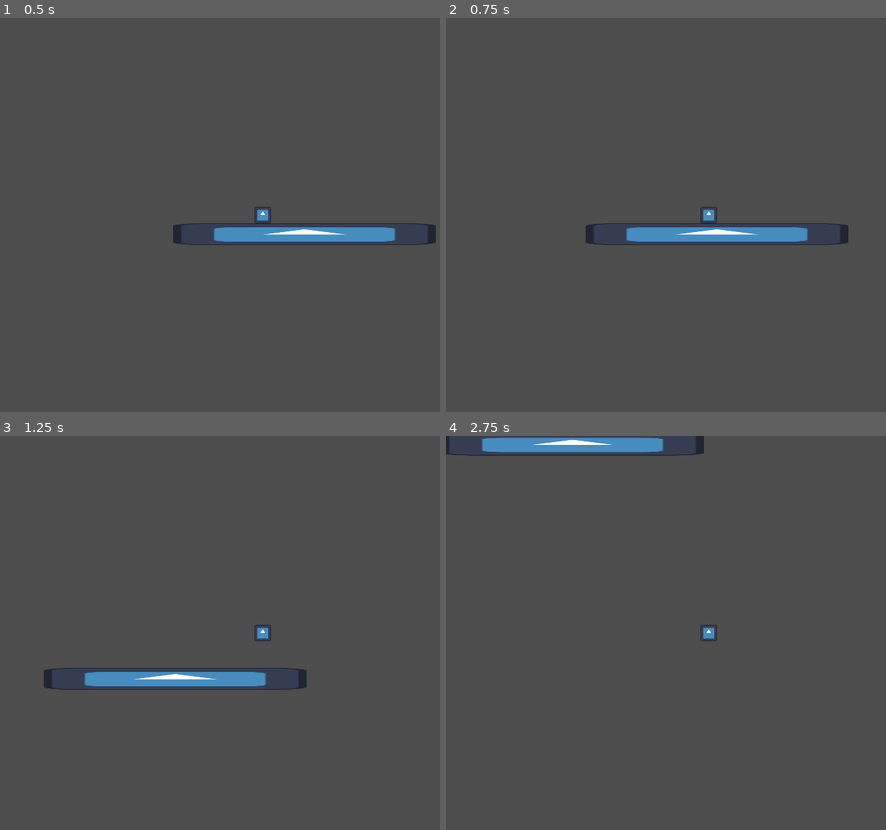
Above: before the commit, frames 1-4 (two rows, left to right).
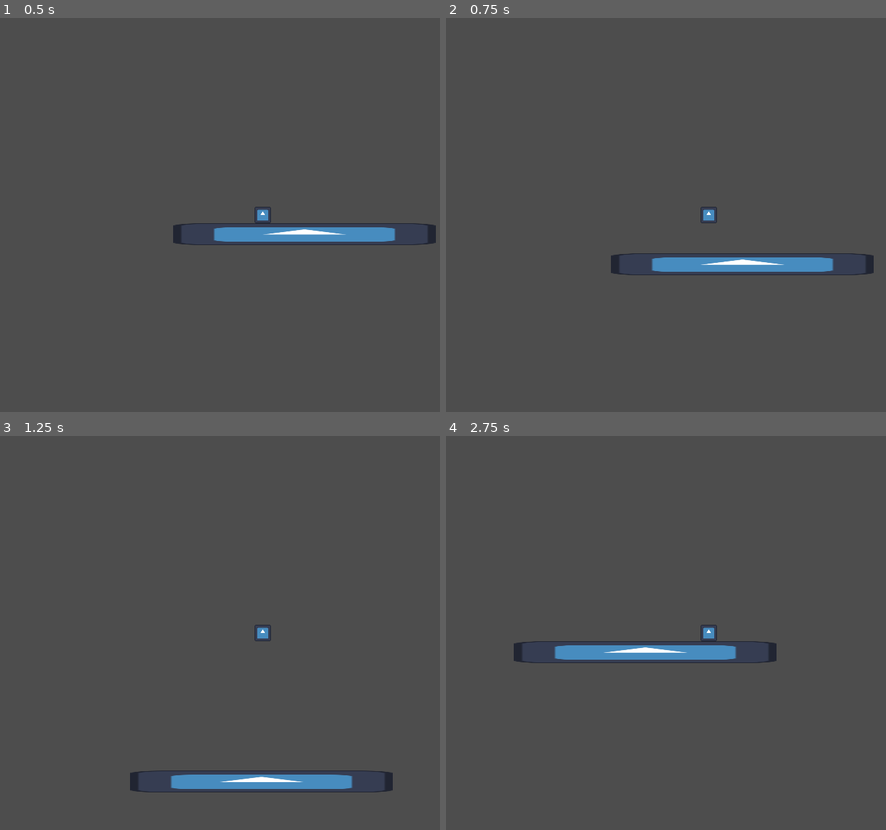
Above: after the commit, the same moments.

Repository: appellatebaton0/speedtape
Game: Godot game, scene res://Scenes/Main.tscn
Same seed, same stepped clock (60 frames per second), same inputs: the game is played once before the commit and once after it. The engine's default icon, where the game draws it, is replaced by a stand-in: a white triangle on a blue panel in a dark square.
Inputs:
- Up to frame 1 (0.5 s): no input
- Up to frame 2 (0.75 s): tap Enter at 0.5 s; hold D (Right) from 0.53 s (still down); tap S (Dash) at 0.6 s
- Up to frame 3 (1.25 s): keep holding D (Right); tap Space (Jump) at 0.77, 0.8, 1.07 s
- Up to frame 4 (2.75 s): tap Space (Jump) at 1.35, 1.52, 1.82, 2.3 s; tap S (Dash) at 1.55, 2.1 s; release D (Right) at 2.03 s; hold A (Left) from 2.03 s (still down)

Frame 1 is identical in both runs. In frame 2, 3.8% of the frame differs, in the area x 31-98%, y 52-66%; in frame 3, 3.8%; in frame 4, 3.8%.

Commit message:
h1 - Punchcards & Feedtapes
Got the punchcards and feedtapes working (and maybe the decorators, I have to test them still). Big progress!

Diff:
--- /dev/null
+++ b/Assets/Punchcards/DownPunchcard.tres
@@ -0,0 +1,8 @@
+[gd_resource type="Resource" script_class="Punchcard" format=3 uid="uid://ob3sxhdcd54i"]
+
+[ext_resource type="Script" uid="uid://dg7mpiann4iwq" path="res://Scenes/Punchcard/Punchcard.gd" id="1_70js3"]
+
+[resource]
+script = ExtResource("1_70js3")
+_direction = Vector2(0, 1)
+metadata/_custom_type_script = "uid://dg7mpiann4iwq"
--- /dev/null
+++ b/Assets/Punchcards/LeftPunchcard.tres
@@ -0,0 +1,8 @@
+[gd_resource type="Resource" script_class="Punchcard" format=3 uid="uid://30snqrwweqeg"]
+
+[ext_resource type="Script" uid="uid://dg7mpiann4iwq" path="res://Scenes/Punchcard/Punchcard.gd" id="1_efnct"]
+
+[resource]
+script = ExtResource("1_efnct")
+_direction = Vector2(-1, 0)
+metadata/_custom_type_script = "uid://dg7mpiann4iwq"
--- /dev/null
+++ b/Assets/Punchcards/RightPunchcard.tres
@@ -0,0 +1,8 @@
+[gd_resource type="Resource" script_class="Punchcard" format=3 uid="uid://bw7s5otqj6qqu"]
+
+[ext_resource type="Script" uid="uid://dg7mpiann4iwq" path="res://Scenes/Punchcard/Punchcard.gd" id="1_wcd55"]
+
+[resource]
+script = ExtResource("1_wcd55")
+_direction = Vector2(1, 0)
+metadata/_custom_type_script = "uid://dg7mpiann4iwq"
--- /dev/null
+++ b/Assets/Punchcards/UpPunchcard.tres
@@ -0,0 +1,8 @@
+[gd_resource type="Resource" script_class="Punchcard" format=3 uid="uid://7gdbj7apr7be"]
+
+[ext_resource type="Script" uid="uid://dg7mpiann4iwq" path="res://Scenes/Punchcard/Punchcard.gd" id="1_v0buf"]
+
+[resource]
+script = ExtResource("1_v0buf")
+_direction = Vector2(0, -1)
+metadata/_custom_type_script = "uid://dg7mpiann4iwq"
--- /dev/null
+++ b/Scenes/Feedtape/Feedtape.gd
@@ -0,0 +1,81 @@
+class_name Feedtape extends Control
+## Manages dashing via a feedtape.
+
+## Allow anyone to get the most-recently made instance.
+static var _instance:Feedtape
+static func get_instance() -> Feedtape: return _instance
+func _init() -> void: _instance = self
+
+func _ready() -> void: restart_feedtape()
+
+#region Dashing
+signal dash_ended
+
+## The velocity applied to the player during the dash.
+@export var dash_velocity := 330.0
+## How long all other input is locked in favor of the dash.
+@export var dash_time := 0.4
+var dash_timer := 0.0:
+	set(to):
+		if dash_timer > 0 and to <= 0:
+			dash_cooldown_timer = dash_cooldown
+			dash_ended.emit()
+		dash_timer = to
+## The cooldown before the player can dash again.
+@export var dash_cooldown := 0.5
+var dash_cooldown_timer := 0.0
+## The buffer time for the dashing input.
+@export var dash_buffer := 0.1
+var dash_buffer_timer := 0.0
+
+var dash_direction := Vector2.ZERO
+
+## Ran in the player that's doing the dash's _physics_process.
+## Ideally right before move_and_slide.
+func _player_process(player:Player, delta:float) -> void:
+
+	## Tick down all the timers we're running.
+	for timer_property in ["dash_timer", "dash_cooldown_timer", "dash_buffer_timer"]:
+		#print(timer_property, ": ", get(timer_property))
+		set(timer_property, move_toward(get(timer_property), 0.0, delta))
+
+	## Input buffering.
+	if Input.is_action_just_pressed("Dash"): dash_buffer_timer = dash_buffer
+
+	## Starting the dash.
+	if dash_buffer_timer > 0.0 and dash_cooldown_timer <= 0.0 and dash_timer <= 0.0:
+		dash_timer = dash_time
+		dash_buffer_timer = 0.0
+
+		progress_feedtape()
+
+	## Doing the dash.
+	if dash_timer > 0:
+		## Do the dash. The thing.
+		player.velocity = dash_direction * dash_velocity
+
+## A few more-readable functions for state.
+func is_dashing() -> bool: return dash_timer > 0
+func on_cooldown() -> bool: return dash_buffer_timer > 0
+
+#endregion
+
+#region Feedtaping
+
+var feedtape_index := 0:
+	set(to):
+		feedtape_index = wrap(to, 0, feedtape.size())
+@export var feedtape:Array[Punchcard]
+
+func restart_feedtape() -> void:
+	feedtape_index = 0
+
+func progress_feedtape() -> void:
+
+	## Crunch the current punchcard.
+	feedtape[feedtape_index].run(self)
+	print("crunching ", feedtape[feedtape_index], " -> ", dash_direction)
+
+	feedtape_index += 1
+
+#endregion
--- /dev/null
+++ b/Scenes/Feedtape/Feedtape.tscn
@@ -0,0 +1,23 @@
+[gd_scene format=3 uid="uid://bs602adwl7qj4"]
+
+[ext_resource type="Script" uid="uid://bpsuki0n50dv4" path="res://Scenes/Feedtape/Feedtape.gd" id="1_ery76"]
+[ext_resource type="Texture2D" uid="uid://bcg2flavqkjxn" path="res://icon.svg" id="1_ud2mh"]
+
+[node name="Feedtape" type="Control" unique_id=719412933]
+layout_mode = 3
+anchors_preset = 0
+script = ExtResource("1_ery76")
+
+[node name="HBoxContainer" type="HBoxContainer" parent="." unique_id=1662630178]
+layout_mode = 0
+offset_right = 1122.0
+offset_bottom = 48.0
+size_flags_vertical = 0
+theme_override_constants/separation = 0
+
+[node name="TextureRect" type="TextureRect" parent="." unique_id=996667538]
+modulate = Color(1.339, 1.339, 1.339, 1)
+custom_minimum_size = Vector2(8, 48)
+layout_mode = 0
+texture = ExtResource("1_ud2mh")
+expand_mode = 1
--- a/Scenes/Main.tscn
+++ b/Scenes/Main.tscn
@@ -2,6 +2,11 @@
 
 [ext_resource type="PackedScene" uid="uid://bc1h3k0ro2kf2" path="res://Scenes/Player/Player.tscn" id="1_idj7w"]
 [ext_resource type="Texture2D" uid="uid://bcg2flavqkjxn" path="res://icon.svg" id="2_kln2b"]
+[ext_resource type="PackedScene" uid="uid://bs602adwl7qj4" path="res://Scenes/Feedtape/Feedtape.tscn" id="2_rgh2o"]
+[ext_resource type="Script" uid="uid://dg7mpiann4iwq" path="res://Scenes/Punchcard/Punchcard.gd" id="3_pbw6q"]
+[ext_resource type="Resource" uid="uid://7gdbj7apr7be" path="res://Assets/Punchcards/UpPunchcard.tres" id="4_v1gob"]
+[ext_resource type="Resource" uid="uid://bw7s5otqj6qqu" path="res://Assets/Punchcards/RightPunchcard.tres" id="5_jw32o"]
+[ext_resource type="Resource" uid="uid://30snqrwweqeg" path="res://Assets/Punchcards/LeftPunchcard.tres" id="6_50glp"]
 
 [sub_resource type="RectangleShape2D" id="RectangleShape2D_xf4i5"]
 size = Vector2(384, 32)
@@ -35,40 +40,9 @@
 theme_override_constants/margin_right = 15
 theme_override_constants/margin_bottom = 15
 
-[node name="Feedtape" type="Control" parent="CanvasLayer/HUD/MarginContainer" unique_id=1497311962]
+[node name="Feedtape" parent="CanvasLayer/HUD/MarginContainer" unique_id=719412933 instance=ExtResource("2_rgh2o")]
 layout_mode = 2
-
-[node name="HBoxContainer" type="HBoxContainer" parent="CanvasLayer/HUD/MarginContainer/Feedtape" unique_id=1535631109]
-layout_mode = 0
-offset_right = 1122.0
-offset_bottom = 48.0
-size_flags_vertical = 0
-theme_override_constants/separation = 0
-
-[node name="TextureRect" type="TextureRect" parent="CanvasLayer/HUD/MarginContainer/Feedtape/HBoxContainer" unique_id=646845499]
-custom_minimum_size = Vector2(48, 48)
-layout_mode = 2
-texture = ExtResource("2_kln2b")
-expand_mode = 1
-
-[node name="TextureRect2" type="TextureRect" parent="CanvasLayer/HUD/MarginContainer/Feedtape/HBoxContainer" unique_id=479130991]
-custom_minimum_size = Vector2(48, 48)
-layout_mode = 2
-texture = ExtResource("2_kln2b")
-expand_mode = 1
-
-[node name="TextureRect3" type="TextureRect" parent="CanvasLayer/HUD/MarginContainer/Feedtape/HBoxContainer" unique_id=1015676148]
-custom_minimum_size = Vector2(48, 48)
-layout_mode = 2
-texture = ExtResource("2_kln2b")
-expand_mode = 1
-
-[node name="TextureRect" type="TextureRect" parent="CanvasLayer/HUD/MarginContainer/Feedtape" unique_id=1979819091]
-modulate = Color(1.339, 1.339, 1.339, 1)
-custom_minimum_size = Vector2(8, 48)
-layout_mode = 0
-texture = ExtResource("2_kln2b")
-expand_mode = 1
+feedtape = Array[ExtResource("3_pbw6q")]([ExtResource("4_v1gob"), ExtResource("5_jw32o"), ExtResource("6_50glp")])
 
 [node name="StaticBody2D" type="StaticBody2D" parent="." unique_id=1095232342]
 position = Vector2(61, 42)
--- a/Scenes/Player/Player.gd
+++ b/Scenes/Player/Player.gd
@@ -1,5 +1,19 @@
 class_name Player extends CharacterBody2D
 
+## Allow anyone to get the most-recently made instance.
+static var _instance:Player
+static func get_instance() -> Player: return _instance
+func _init() -> void: _instance = self
+
+var feedtape:Feedtape:
+	get():
+		if feedtape == null:
+			feedtape = Feedtape.get_instance()
+		return feedtape
+
+#region Exported Variables
+
+@export_group("Jumping")
 ## How long the jump input will buffer, so you can hit jump before being on the ground and still jump (in seconds).
 @export var jump_buffering := 0.1
 var jump_buffer := 0.0 # The current jump buffer
@@ -10,11 +24,13 @@
 ## How much upwards velocity is applied on a jump.
 @export var jump_velocity := 300.0
 
+@export_group("Acceleration")
 ## How much the actor accelerates on the ground while trying to move, per second.
 @export var floor_acceleration := 15.0
 ## How much the actor accelerates while trying to move, per second.
 @export var air_acceleration := 15.0
 
+@export_group("Friction")
 enum friction_types{
 	subtract, ## Subtract the value from the current speed.
 	divide ## Divide the current speed by the value
@@ -30,16 +46,18 @@
 ## What kind of friction to use while midair
 @export var air_friction_type := friction_types.subtract
 
+@export_group("")
 ## The maximum speed the actor can reach through this (other forces can apply more momentum).
 @export var max_speed := 100.0
 var speed:float = 0.0
 ## How much gravity affects the actor.
 @export var gravity_multiplier := 1.0
 
+#endregion
+
 func _physics_process(delta: float) -> void:
 
 	## Gravity
-
 	if not is_on_floor():
 		velocity += delta * get_gravity() * gravity_multiplier
 
@@ -79,5 +97,7 @@
 	else:
 		velocity.x = move_toward(velocity.x, 0, delta * current_friction * 60.0)
 
+	if feedtape: feedtape._player_process(self, delta)
+
 
 	move_and_slide()
--- /dev/null
+++ b/Scenes/Punchcard/Punchcard.gd
@@ -0,0 +1,15 @@
+class_name Punchcard extends Resource
+## A punchcard defines a dash direction from a set of options, and provides
+## a blank plug-in for being decorated with extra functionality, like giving
+## an extra mid-air dash.
+
+## The direction to dash with this card.
+@export var _direction:Vector2
+func get_direction(): return _direction.normalized()
+
+## The texture for this card.
+@export var _texture:Texture2D
+func get_texture(): return _texture
+
+## The function that's run when this punchcard is processed. Ripe for the decorating!
+func run(to:Feedtape): to.dash_direction = get_direction()
--- /dev/null
+++ b/Scenes/Punchcard/PunchcardDecorator/PunchcardDecorator.gd
@@ -0,0 +1,15 @@
+@abstract
+class_name PunchcardDecorator extends Punchcard
+## A decoration for a punchcard that gives additional functionality.
+
+func _init(target:Punchcard) -> void: decorates = target
+
+var decorates:Punchcard
+
+func run(to:Feedtape):
+	decorates.run(to)  # Run the original program.
+	run_decoration(to) # Run the decoration for the program.
+
+## All decorators implement a function defining how they decorate the punchcard.
+## Effectively the punchcard.
+@abstract func run_decoration(to:Feedtape)
Not shown, added: Scenes/Feedtape/Feedtape.gd.uid
Not shown, added: Scenes/Punchcard/Punchcard.gd.uid
Not shown, added: Scenes/Punchcard/PunchcardDecorator/PunchcardDecorator.gd.uid
